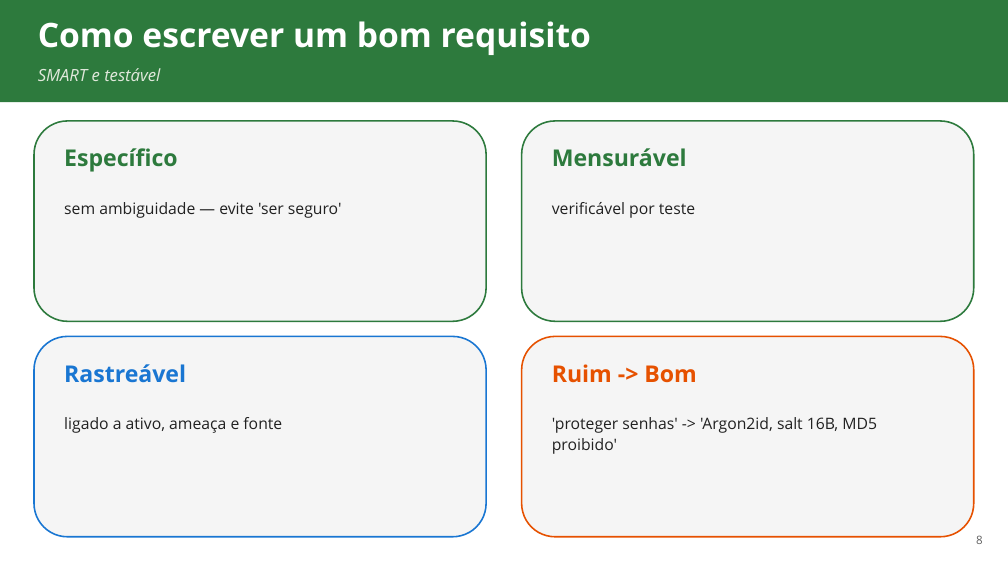
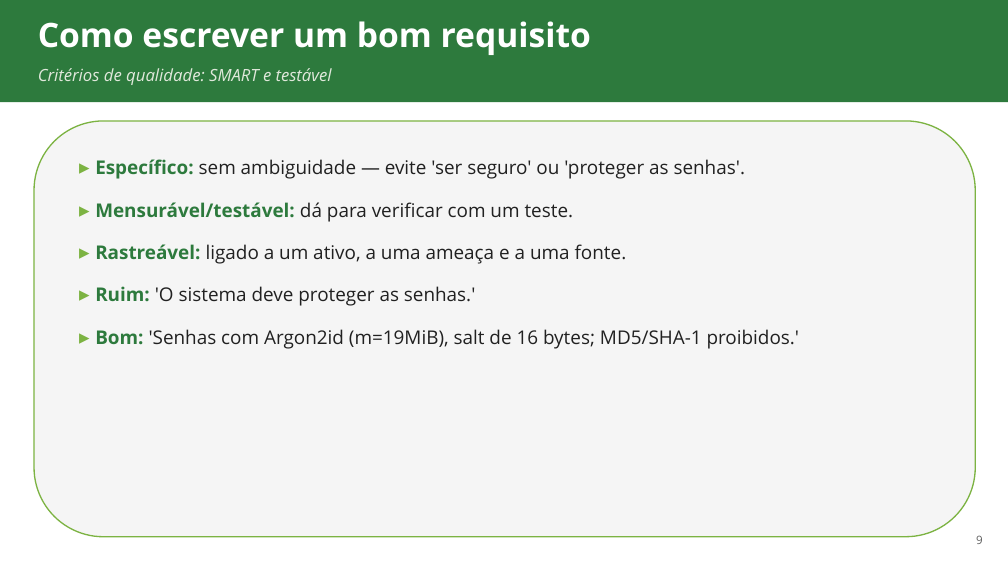
Before and after one commit to ads-sapucaia-ssc/SSC, a slide deck: slide 9 of aulas/aula-02-requisitos-e-lgpd.pptx (slide 8 before the commit). Drawn at 1008x567 pixels with LibreOffice and Linux fonts; fonts in the diff are those of the drawing. Boxes give left, top, right and bottom in pixels: in the first picture for what was removed or moved away, otherwise in the second. Text is boxed around its words. In the diff, an @@ line names an element or a change of style, - is before the commit and + after.

```diff
--- a/aulas/aula-02-requisitos-e-lgpd.pptx
+++ b/aulas/aula-02-requisitos-e-lgpd.pptx
@@ text at (38,68,332,85): text changed @@
-SMART e testável
+Critérios de qualidade: SMART e testável
@@ rounded rectangle: place and size @@
-rounded rectangle at (34,121,486,321)
+rounded rectangle at (34,121,975,537)
@@ rounded rectangle at (34,121,975,537): outline #2D7A3D 1.5 pt to #7CB342 1.25 pt @@
@@ text removed at (64,148,178,172) @@
-Específico
@@ rounded rectangle removed at (522,121,974,321) @@
@@ text removed at (552,148,687,167) @@
-Mensurável
@@ text added at (95,159,800,349), 18 pt, text #212121 @@
+▸ Específico: sem ambiguidade — evite 'ser seguro' ou 'proteger as senhas'.
+▸ Mensurável/testável: dá para verificar com um teste.
+▸ Rastreável: ligado a um ativo, a uma ameaça e a uma fonte.
+▸ Ruim: 'O sistema deve proteger as senhas.'
+▸ Bom: 'Senhas com Argon2id (m=19MiB), salt de 16 bytes; MD5/SHA-1 proibidos.'
@@ text removed at (64,202,342,218) @@
-sem ambiguidade — evite 'ser seguro'
@@ text removed at (552,202,695,218) @@
-verificável por teste
@@ rounded rectangle removed at (34,337,486,537) @@
@@ rounded rectangle removed at (522,337,974,537) @@
@@ text removed at (64,364,186,383) @@
-Rastreável
@@ text removed at (552,364,696,383) @@
-Ruim -> Bom
@@ text removed at (64,417,282,433) @@
-ligado a ativo, ameaça e fonte
@@ text removed at (552,417,877,454) @@
-'proteger senhas' -> 'Argon2id, salt 16B, MD5 proibido'
@@ text at (976,535,983,544): text changed @@
-8
+9
```
Also in this commit, not shown: 5 other slides changed, 1 slide added, 10 other files.
